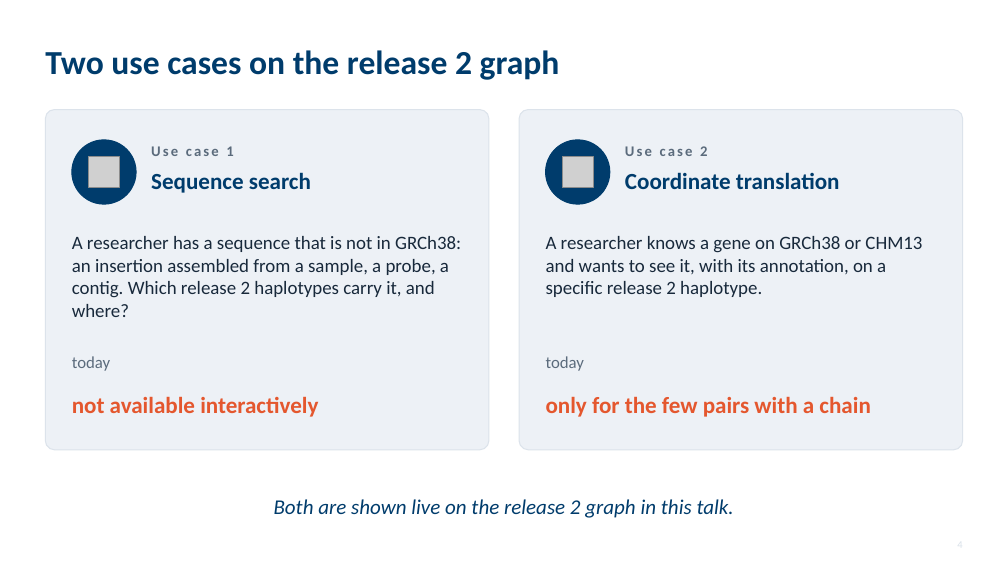
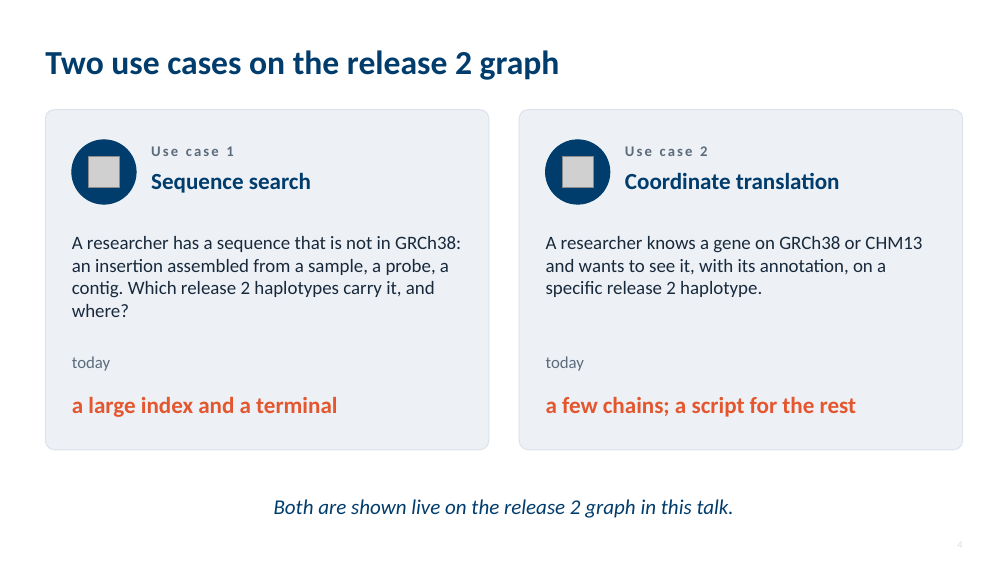
Before and after one commit to parsaeskandar/hprc_2026_poster, a slide deck: slide 4 of talk/HPRC2026_talk.pptx. Drawn at 1008x567 pixels with LibreOffice and Linux fonts; fonts in the diff are those of the drawing; grey boxes stand for pictures. Boxes give left, top, right and bottom in pixels: in the first picture for what was removed or moved away, otherwise in the second. Text is boxed around its words. In the diff, an @@ line names an element or a change of style, - is before the commit and + after.

Commit message:
Talk: existing tools need compute and a terminal, not 'no tools'

```diff
--- a/talk/HPRC2026_talk.pptx
+++ b/talk/HPRC2026_talk.pptx
@@ text at box(72, 396, 337, 417): text changed @@
-not available interactively
+a large index and a terminal
@@ text at box(546, 396, 856, 417): text changed @@
-only for the few pairs with a chain
+a few chains; a script for the rest
```
Also in this commit, not shown: 2 other slides changed, 2 other files.
